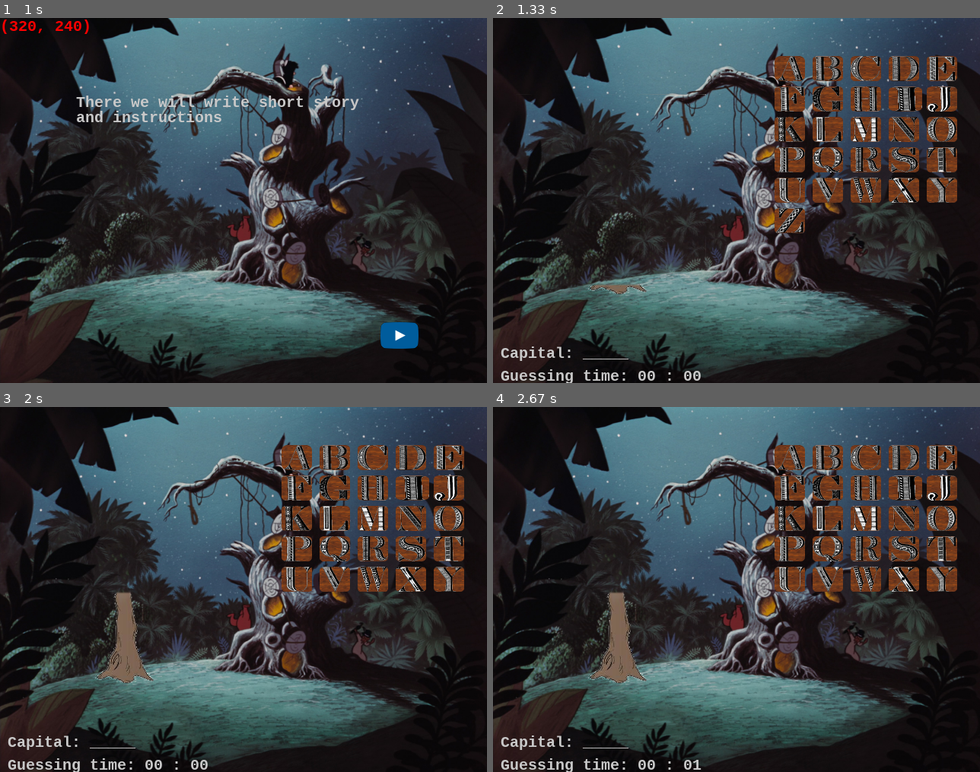
Above: before the commit, frames 1-4 (two rows, left to right).
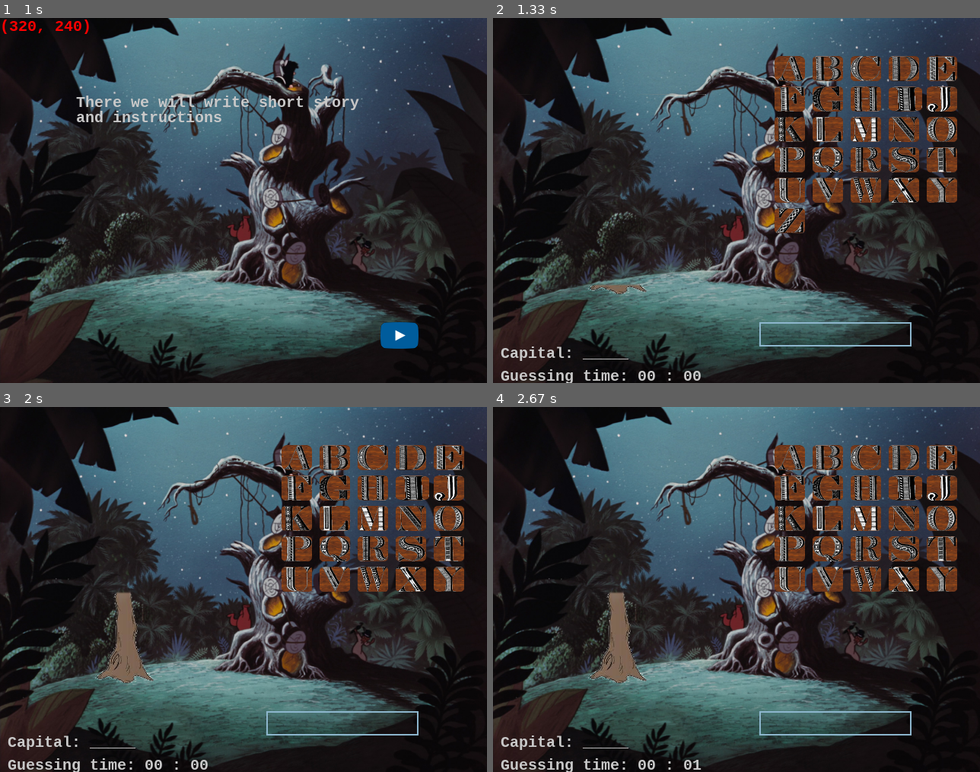
Above: after the commit, the same moments.

Repository: wojciechGaudnik/InteliJ_MAC
Game: pygame game, started from HangMan_pygame/hangman_pg.py
The game is run twice, just before and just after one commit, with the same random seed, the same clock (stepped at 60 frames per second) and the same inputs.
Inputs (mouse positions are in pixels of both pictures, inside the frame that each line leads up to):
- Up to frame 1 (1 s): click (243, 200) at 0.38 s; tap Enter at 0.67 s
- Up to frame 2 (1.33 s): click (892, 335) at 1.05 s
- Up to frame 3 (2 s): click (301, 622) at 1.6 s
- Up to frame 4 (2.67 s): no input

Frame 1 is identical in both runs. In frame 2, 0.3% of the frame differs, in the area x 54-86%, y 83-90%; in frame 3, 0.3%; in frame 4, 0.3%.

Commit message:
inbox add, todo check

Diff:
--- a/HangMan_pygame/hang_class_pg.py
+++ b/HangMan_pygame/hang_class_pg.py
@@ -23,13 +23,29 @@
 		pygame.mixer.music.set_volume(0.1)
 		pygame.mixer.music.play(-1, 0.0)
 
+		# Operators
 		self.mouse_pos_click = [0, 0]
 		self.with_screen = 'start'
-		self.active = False
-		self.input_l_txt = ''
-		self.input_w_txt = ''
 		self.mouse_click_letter = ''
-
+		# self.active = False
+		# self.input_l_txt = ''
+		# self.input_w_txt = ''
+
+		# Inbox
+		self.input_box = pygame.Rect(350, 400, 140, 32)
+		self.font = pygame.font.Font(None, 32)
+		self.text = ''
+		self.color_inactive = pygame.Color('lightskyblue3')
+		self.color_active = pygame.Color('dodgerblue2')
+		self.color = self.color_inactive
+		self.active = True
+
+		# self.txt_surface = self.font.render(self.text, True, self.color)
+		# Resize the box if the text is too long.
+		# width = max(200, self.txt_surface.get_width() + 10)
+		# self.input_box.w = width
+		# self.background.blit(self.txt_surface, (self.input_box.x + 5, self.input_box.y + 5))
+		# pygame.draw.rect(self.background, self.color, self.input_box, 2)
 
 	def run(self):
 		running = True
@@ -40,8 +56,16 @@
 				elif event.type == pygame.KEYDOWN:
 					if event.key == pygame.K_ESCAPE:
 						running = False
-					else:
-						self.input_l_txt = event.unicode
+					# else:
+					# 	self.input_l_txt = event.unicode
+					if self.active:
+						if event.key == pygame.K_RETURN:
+							print(self.text)
+							self.text = ''
+						elif event.key == pygame.K_BACKSPACE:
+							self.text = self.text[:-1]
+						else:
+							self.text += event.unicode
 				elif event.type == pygame.MOUSEBUTTONDOWN:
 					self.mouse_pos_click = event.pos #TODO patrz linijka z TODO evanty
 					if self.with_screen == 'ask_w_l':
@@ -50,6 +74,11 @@
 								self.mouse_click_letter = char.upper()
 								self.__play_klick()
 								# print(self.mouse_click_letter)
+					if self.input_box.collidepoint(event.pos):
+						self.active = not self.active
+					else:
+						self.active = False
+					self.color = self.color_active if self.active else self.color_inactive
 
 
 					# if self.with_screen == 'ask_w_l' and self.a_box.collidepoint(event.pos):
@@ -107,10 +136,15 @@
 				self.with_screen = 'lose'
 
 			# HangMan Grapfhics
-			# print('test')
 			self.__draw_hangman(self.player.lives)
-			# hang_man = pygame.image.load('Images/{}.png'.format(self.player.lives))  # .convert()
-			# self.background.blit(hang_man, (30, 50))
+
+			# Whole Word
+			self.txt_surface = self.font.render(self.text, True, self.color)
+			width = max(200, self.txt_surface.get_width() + 10)
+			self.input_box.w = width
+			self.background.blit(self.txt_surface, (self.input_box.x + 5, self.input_box.y + 5))
+			pygame.draw.rect(self.background, self.color, self.input_box, 2)
+
 
 	def draw_game_over(self, mouse_click_pos):
 		if self.with_screen == 'lose':
@@ -173,6 +207,8 @@
 		play_sound.stop()
 
 	def __draw_hangman(self, lives):
+		if self.player.lives <= 1:
+			print('podpowiedz')
 		hang_man = pygame.image.load('Images/{}.png'.format(lives)) #.convert()
 		self.background.blit(hang_man, (30, 100))
 
